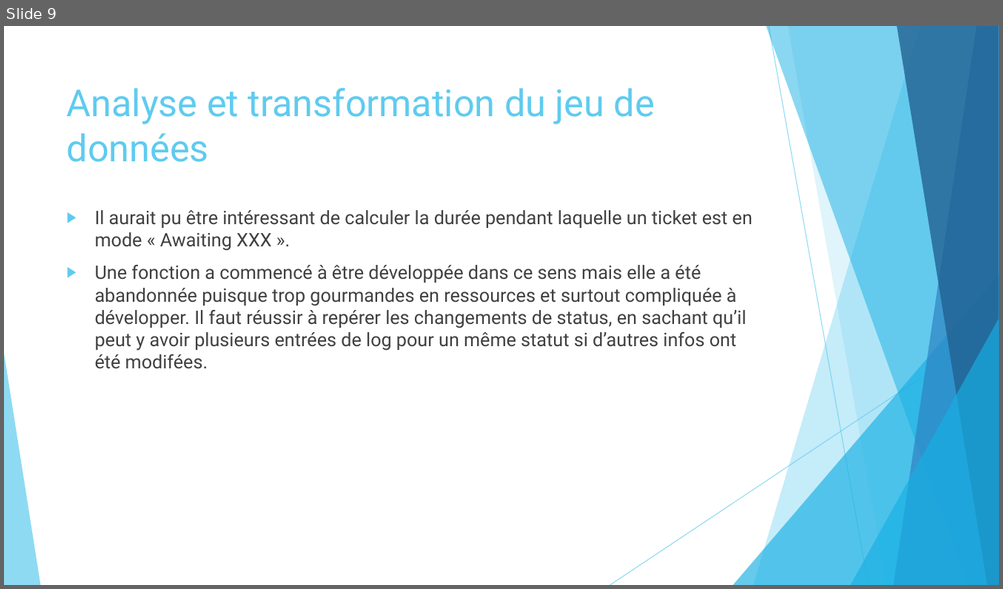
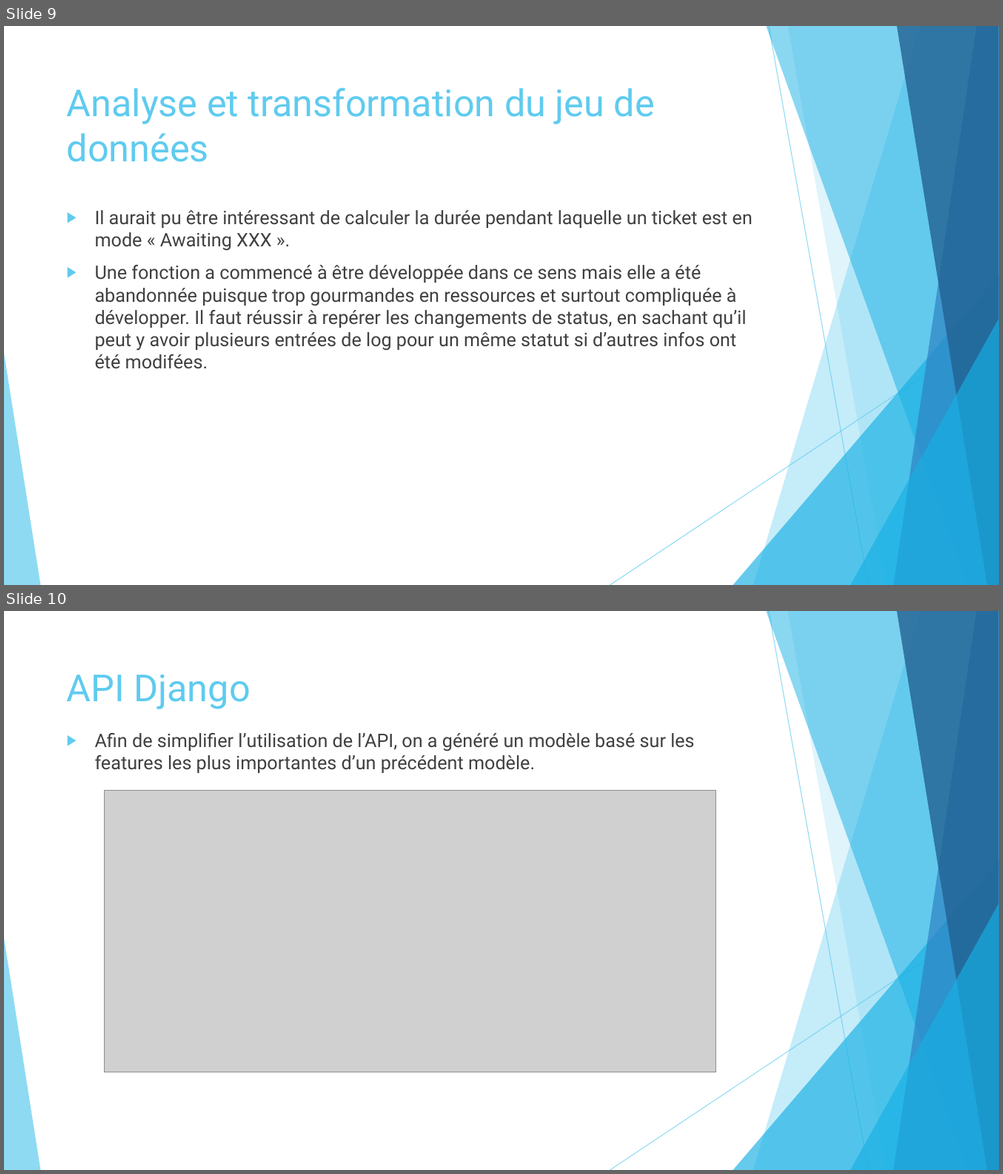
Before and after one commit to jamaicv/projet_python, a slide deck: projet.pptx. Shown one above the other, each under a label of ours: slide 9 before the commit, slides 9 and 10 after it. The pictures are 1003x589 and 1003x1174 pixels, drawn with LibreOffice and Linux fonts; fonts in the diff are those of the drawing; grey boxes stand for pictures. Boxes give left, top, right and bottom in pixels: in the first picture for what was removed or moved away, otherwise in the second. Text is boxed around its words. In the diff, an @@ line names an element or a change of style, - is before the commit and + after.

```diff
--- a/projet.pptx
+++ b/projet.pptx
@@ slide 10 added at <box>4,611,999,1170</box>, background #FFFFFF; not listed: 10 template elements that a slide beside it also shows @@
@@ title added at <box>67,674,250,709</box>, 36 pt, text #5FCBEF @@
+API Django
@@ text added at <box>95,733,694,773</box>, 18 pt, text #404040 @@
+▶ Afin de simplifier l’utilisation de l’API, on a généré un modèle basé sur les features les plus importantes d’un précédent modèle.
@@ picture added at <box>105,790,716,1072</box> @@
```
Also in this commit, not shown: 1 other file.
